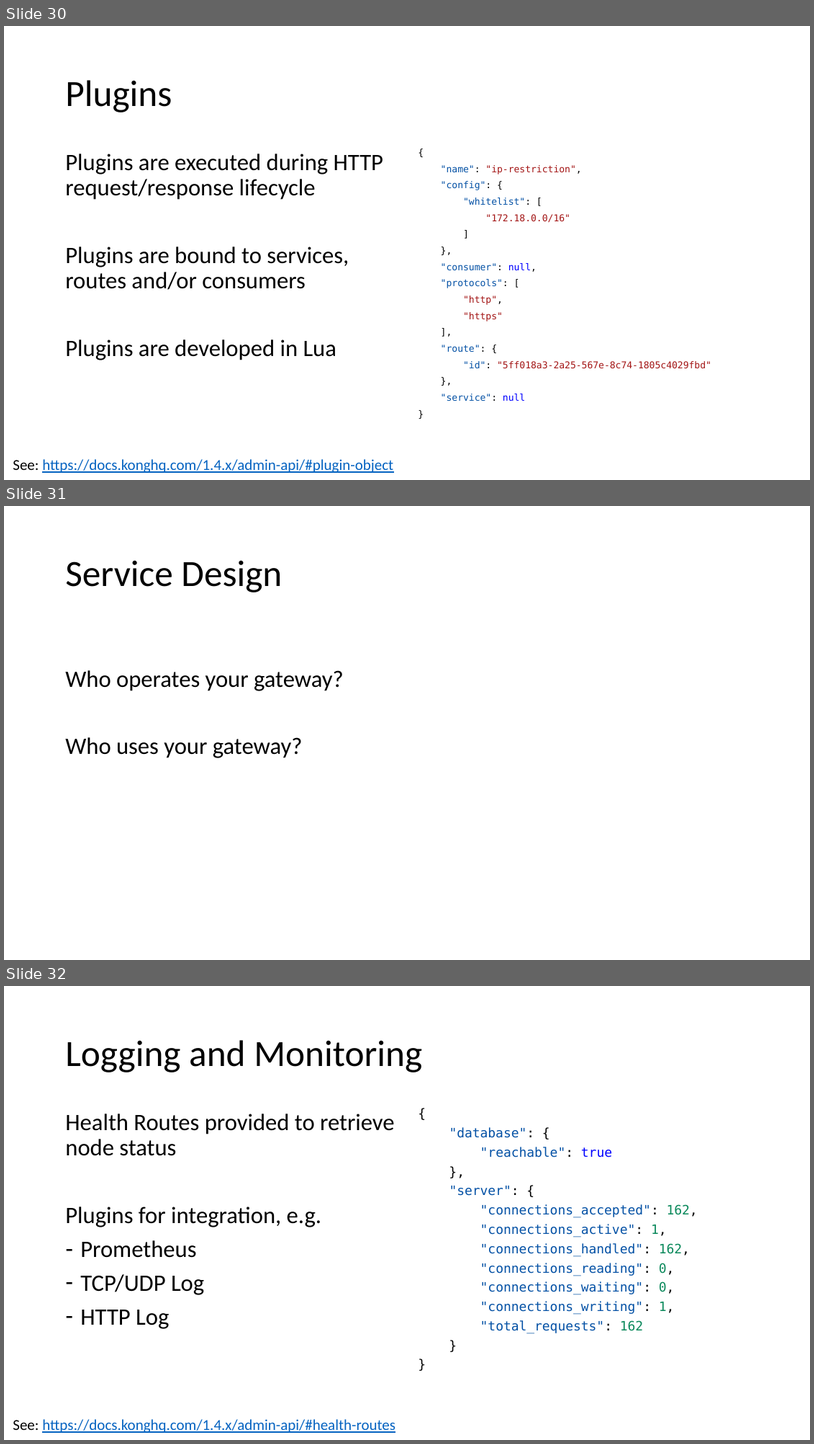
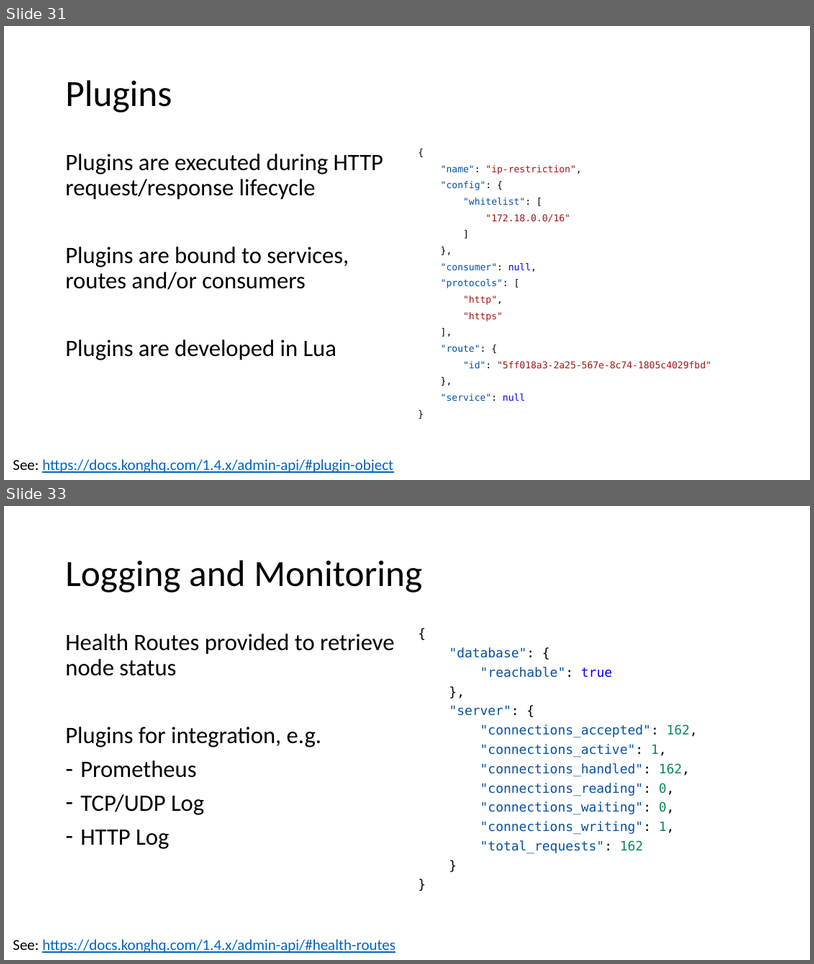
Before and after one commit to danielwagn3r/apimgmt-workshop, a slide deck: API Gateway.pptx. Shown one above the other, each under a label of ours: slides 30, 31 and 32 before the commit, slides 31 and 33 after it; the slides between them are not shown. The pictures are 814x1444 and 814x964 pixels, drawn with LibreOffice and Linux fonts; fonts in the diff are those of the drawing. Boxes give left, top, right and bottom in pixels: in the first picture for what was removed or moved away, otherwise in the second. Text is boxed around its words. In the diff, an @@ line names an element or a change of style, - is before the commit and + after.

Commit message:
Updated service design slide.

```diff
--- a/API Gateway.pptx
+++ b/API Gateway.pptx
@@ slide 31 removed at (4,506,810,960), background #FFFFFF @@
@@ title removed at (65,560,282,592) @@
-Service Design
@@ text removed at (65,670,344,758) @@
-Who operates your gateway?
-Who uses your gateway?
@@ what was slide 30 is now slide 31 @@
@@ what was slide 32 is now slide 33 @@
```
Also in this commit, not shown: 5 slides changed, 2 slides added.
